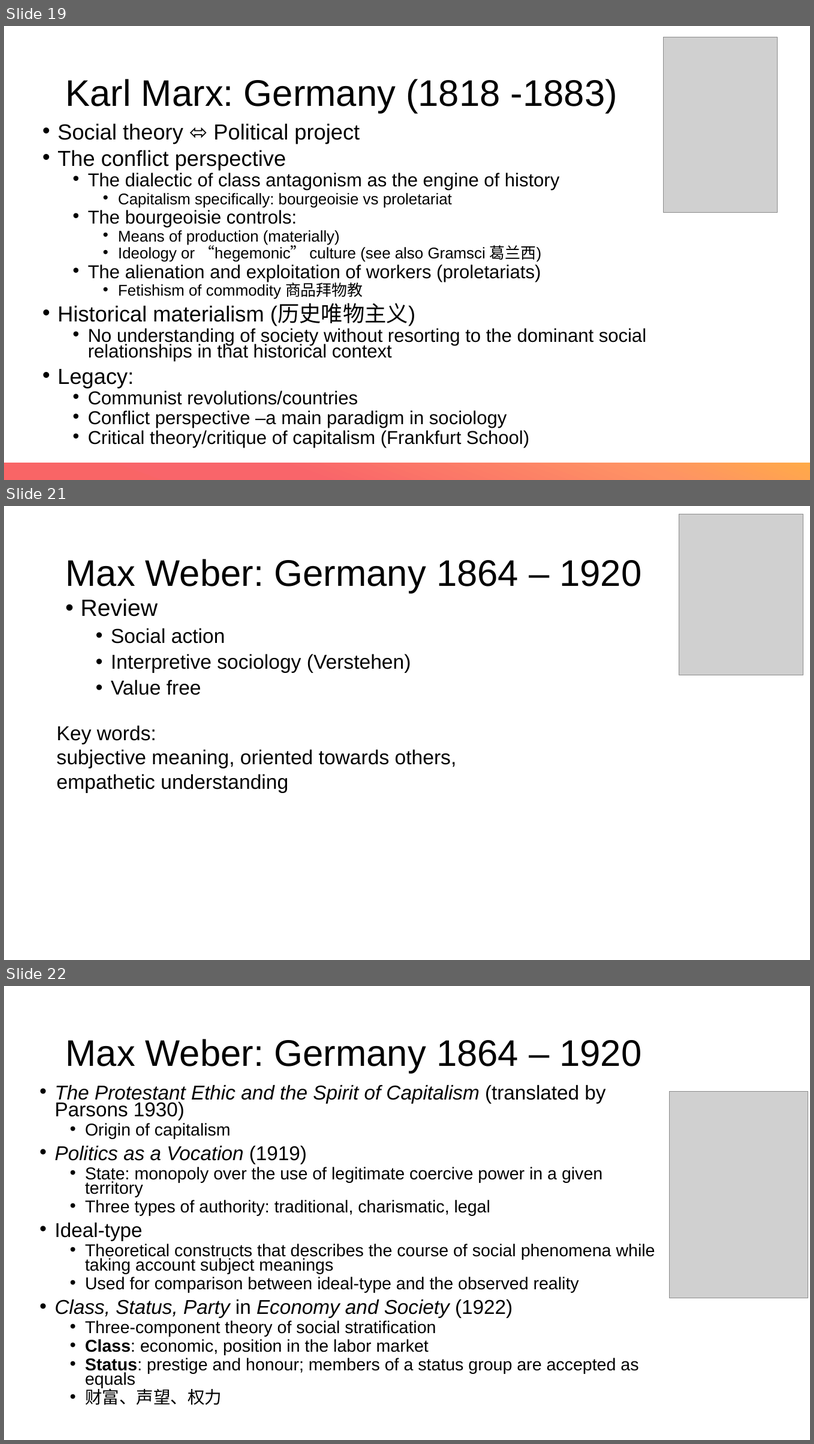
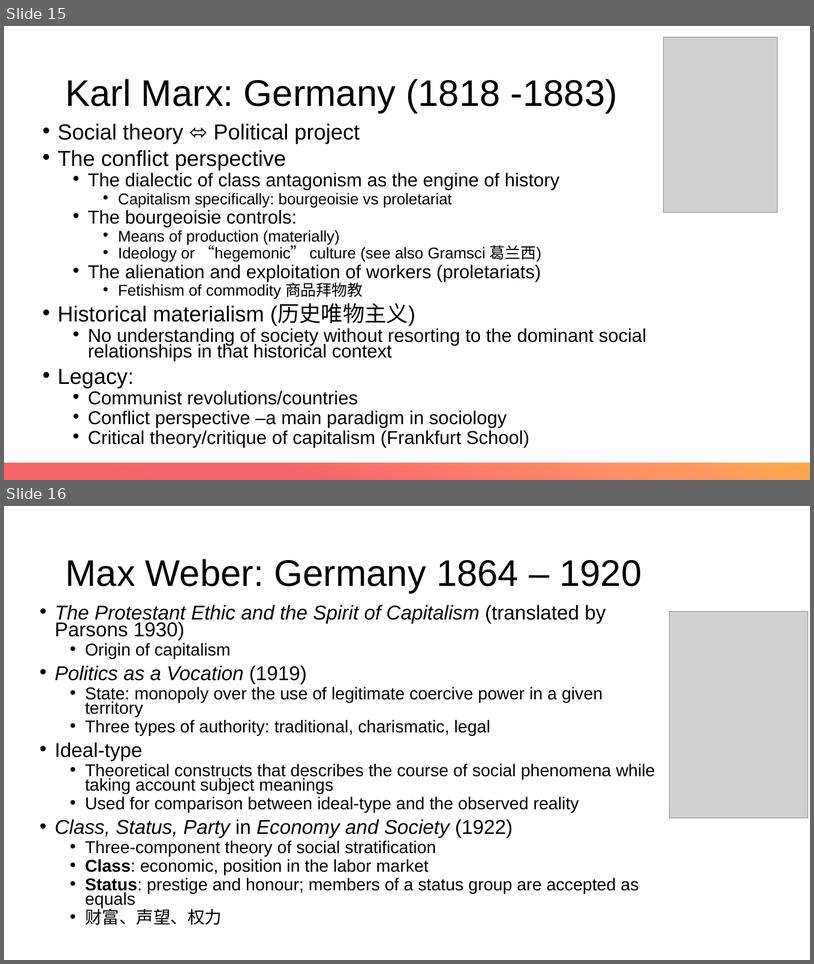
Before and after one commit to XueWenSYan/Intro_to_sociology, a slide deck: Meetings 1 & 2.pptx. Shown one above the other, each under a label of ours: slides 19, 21 and 22 before the commit, slides 15 and 16 after it; the slides between them are not shown. The pictures are 814x1444 and 814x964 pixels, drawn with LibreOffice and Linux fonts; fonts in the diff are those of the drawing; grey boxes stand for pictures. Boxes give left, top, right and bottom in pixels: in the first picture for what was removed or moved away, otherwise in the second. Text is boxed around its words. In the diff, an @@ line names an element or a change of style, - is before the commit and + after.

```diff
--- a/Meetings 1 & 2.pptx
+++ b/Meetings 1 & 2.pptx
@@ slide 21 removed at (x1=4, y1=506, x2=810, y2=960), background #FFFFFF @@
@@ picture removed at (x1=680, y1=514, x2=804, y2=675) @@
@@ title removed at (x1=65, y1=559, x2=642, y2=592) @@
-Max Weber: Germany 1864 – 1920
@@ text removed at (x1=81, y1=598, x2=411, y2=695) @@
-• Review
-  • Social action
-  • Interpretive sociology (Verstehen)
-  • Value free
@@ text removed at (x1=57, y1=725, x2=457, y2=793) @@
-Key words:
-subjective meaning, oriented towards others, empathetic understanding
@@ what was slide 19 is now slide 15 @@
@@ what was slide 22 is now slide 16 @@
```
Also in this commit, not shown: 5 other slides removed, 1 other file.
